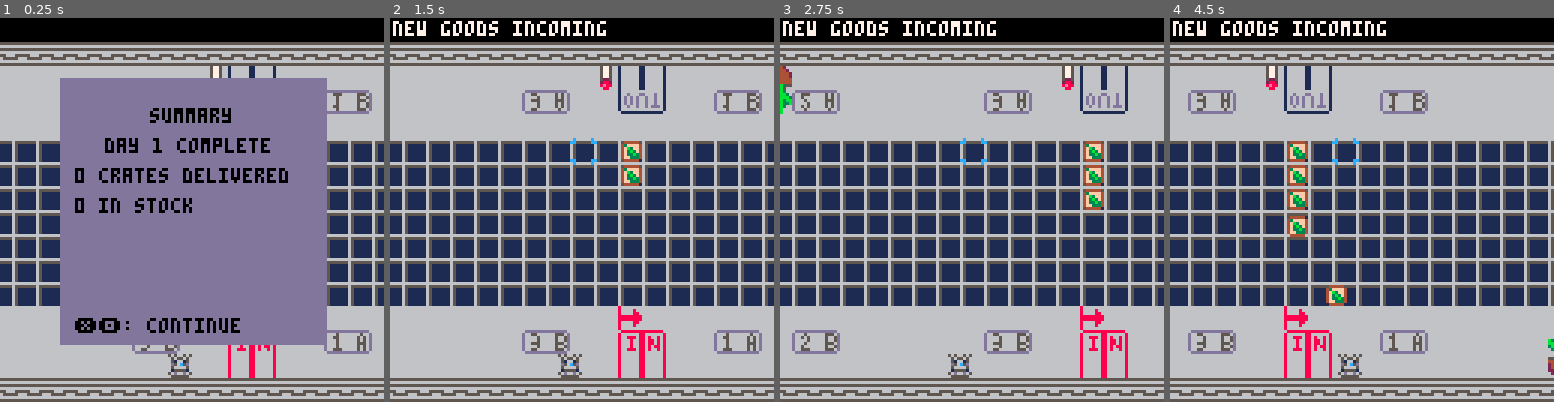
Above: before the commit, frames 1-4 (left to right).
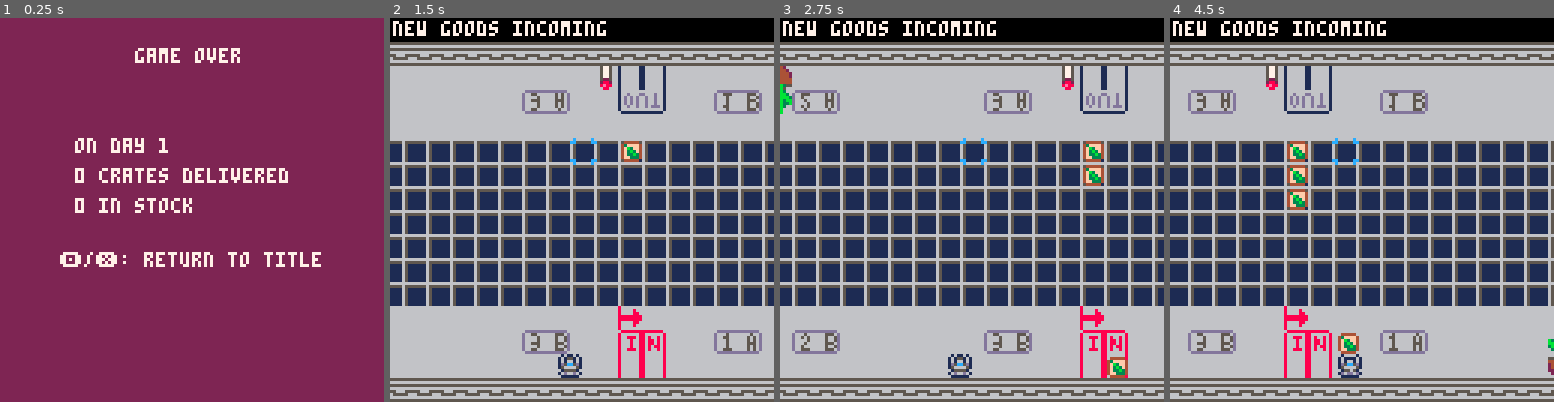
Above: after the commit, the same moments.

Repository: m-r-hunt/Pico-8-Carts
Game: PICO-8 cartridge mobius.p8
Same seed, same stepped clock (60 frames per second), same inputs: the game is played once before the commit and once after it.
Inputs:
- Up to frame 1 (0.25 s): no input
- Up to frame 2 (1.5 s): tap O (Z key) at 0.33, 0.7, 1.43 s; tap X (X key) at 1.07 s
- Up to frame 3 (2.75 s): hold Left 1.97-2.37 s; tap X (X key) at 2.07, 2.4, 2.73 s; tap O (Z key) at 2.22 s; hold Down from 2.42 s (still down)
- Up to frame 4 (4.5 s): release Down at 2.82 s; hold Right 2.87-3.53 s; tap X (X key) every 0.33 s from 3.07 to 4.4 s; tap O (Z key) at 3.1, 3.98 s; hold Up 3.58-4.08 s; hold Right from 4.13 s (still down)

The runs differ from the first frame. In frame 1, 100% of the frame differs, in the area x 0-100%, y 0-100%; in frame 2, 0.5%; in frame 3, 0.7%; in frame 4, 1.1%.

Commit message:
Fix some more bobbins

Diff:
--- a/mobius.p8
+++ b/mobius.p8
@@ -220,11 +220,11 @@
 	if c.target=="storage" then
 		return closest_in_m_space(c.x,c.y,(c.targetshelf-1)*8,12*8-c.targetpos*8)
 	elseif c.target=="player" then
-		local tx=px-8
-		local ty=11*8
+		local tx=px-4
+		local ty=13*8
 		if tx>=half_loop_width then
 			tx-=half_loop_width
-			ty=112-ty
+			ty=128-ty
 		end
 		return closest_in_m_space(c.x,c.y,tx,ty)
 	end
@@ -264,7 +264,7 @@
 	spr(108,(n-1)*8,y1,2,2)
 	spr(108,half_loop_width+(n-1)*8,y2,2,2)
 
-	spr(64,px-4,112)
+	spr((px%8)<4 and 64 or 65,px-4,112)
 end
 
 function draw_world()
@@ -560,9 +560,12 @@
 end
 
 function draw_gameover()
-	cls()
-	print("game over",60,64,7)
-	print("🅾️/❎: return to title",60,78,7)
+	cls(2)
+	print("game over",45,10,7)
+	print("on day "..day+1,25,40,7)
+	print(total_delivered.." crates delivered",25,50,7)
+	print(count_inventory().." in stock",25,60,7)
+	print("🅾️/❎: return to title",20,78,7)
 end
 
 function enter_title()
@@ -612,7 +615,7 @@
 function _init()
 	new_game()
 	transition("title")
-	transition("summary")
+	transition("gameover")
 end
 
 function _update60()
@@ -656,14 +659,14 @@
 000000000000000065111111eeeeeeee665775666628826600000000000000000000000000000000000000000000000000000000000000001666666116666661
 000000000000000065111111eeeeeeee66577566668e886600000000000000000000000000000000000000000000000000000000000000001666666116666661
 000000000000000065111111eeeeeeee665775666668866600000000000000000000000000000000000000000000000000000000000000001666666116666661
-5050050500000000eeeeeeeeeeeeeeee666bb6666624426600000000000000000000000000000000000000000000000000000000000000008666666886666668
-0505505000000000eeeeeeeeeeeeeeee666bb6666224442600000000000000000000000000000000000000000000000000000000000000008666666886666668
-0516615000000000eeeeeeeeeeeeeeee663bb3662244444200000000000000000000000000000000000000000000000000000000000000008666666886666668
-0d56c5d000000000eeeeeeeeeeeeeeeeb33bb33b2444444200000000000000000000000000000000000000000000000000000000000000008666666886666668
-0566665000000000eeeeeeeeeeeeeeeebb3bb3bb2444444400000000000000000000000000000000000000000000000000000000000000008666666886666668
-0155551000000000eeeeeeeeeeeeeeee3bbbbbb34444444400000000000000000000000000000000000000000000000000000000000000008666666886666668
-56d66d6500000000eeeeeeeeeeeeeeee63bbbb36553bb35500000000000000000000000000000000000000000000000000000000000000008666666886666668
-0555555000000000eeeeeeeeeeeeeeee663bb366665bb56600000000000000000000000000000000000000000000000000000000000000008666666886666668
+0101101001000010eeeeeeeeeeeeeeee666bb6666624426600000000000000000000000000000000000000000000000000000000000000008666666886666668
+1615516116111161eeeeeeeeeeeeeeee666bb6666224442600000000000000000000000000000000000000000000000000000000000000008666666886666668
+1616616116166161eeeeeeeeeeeeeeee663bb3662244444200000000000000000000000000000000000000000000000000000000000000008666666886666668
+1d5cc5d11d5cc5d1eeeeeeeeeeeeeeeeb33bb33b2444444200000000000000000000000000000000000000000000000000000000000000008666666886666668
+1566665115666651eeeeeeeeeeeeeeeebb3bb3bb2444444400000000000000000000000000000000000000000000000000000000000000008666666886666668
+0155551001556510eeeeeeeeeeeeeeee3bbbbbb34444444400000000000000000000000000000000000000000000000000000000000000008666666886666668
+16d66d611d6dd6d1eeeeeeeeeeeeeeee63bbbb36553bb35500000000000000000000000000000000000000000000000000000000000000008666666886666668
+0111111001111110eeeeeeeeeeeeeeee663bb366665bb56600000000000000000000000000000000000000000000000000000000000000008666666886666668
 00000000000000000000000000000000665bb566663bb36600000000000000000000000000000000000000000000000000000000000000008666666886666668
 00000000000000000000000000000000553bb35563bbbb3600000000000000000000000000000000000000000000000000000000000000008668886886866868
 00000000000000000000000000000000444444443bbbbbb300000000000000000000000000000000000000000000000000000000000000008666866886868868
